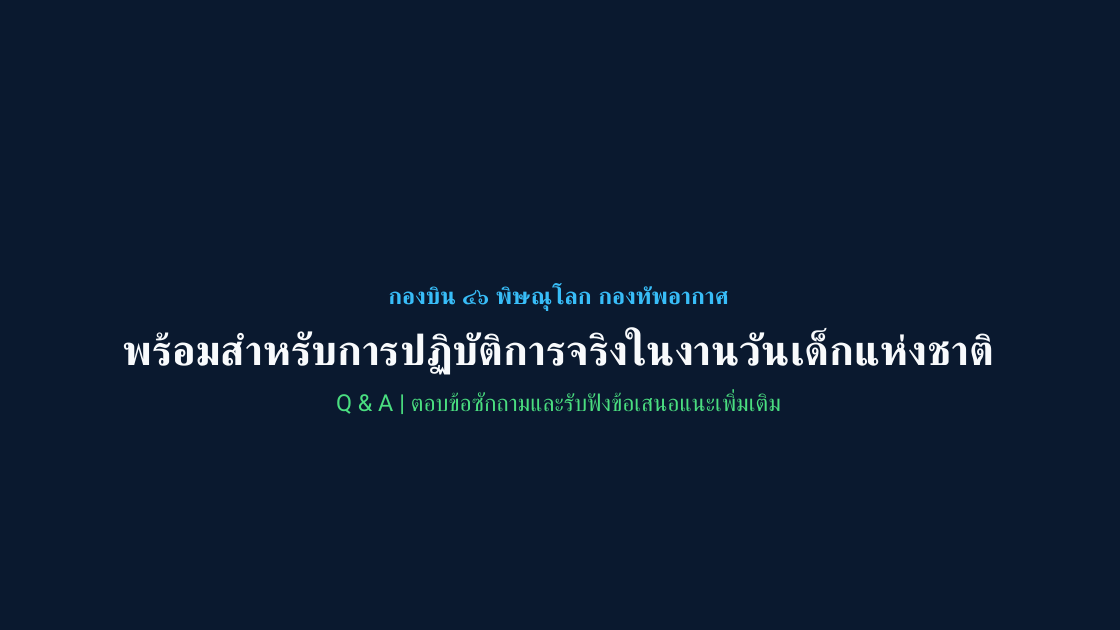
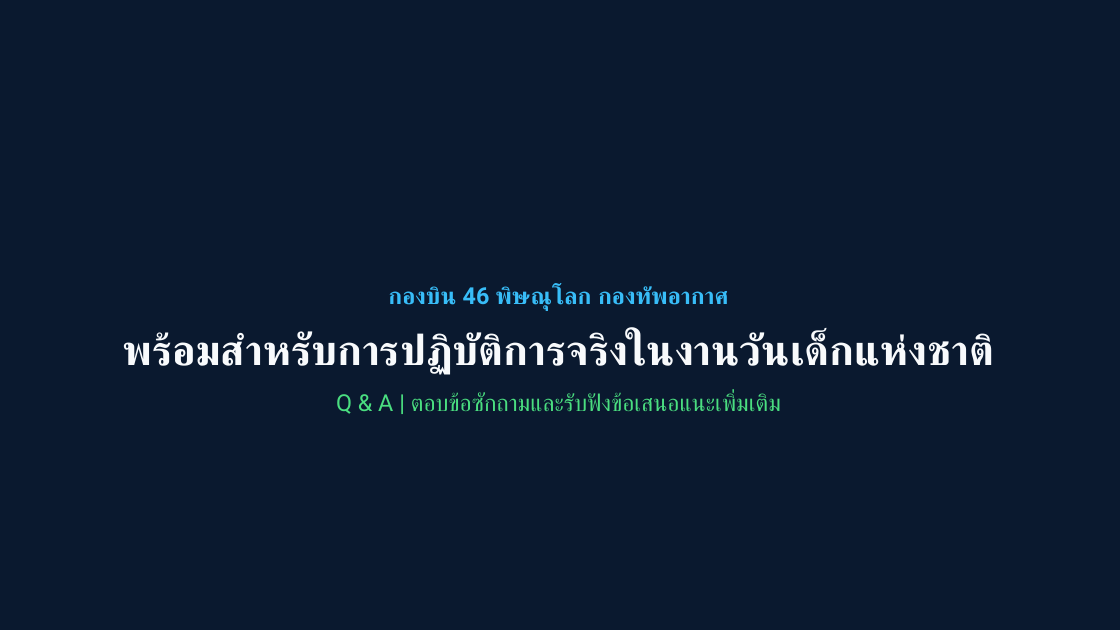
Before and after one commit to charkhrit/CDs-checkin-system, a slide deck: slide 10 of DOCs/CDs_Checkin_System_Presentation.pptx. Drawn at 1120x630 pixels with LibreOffice and Linux fonts; fonts in the diff are those of the drawing. Boxes give left, top, right and bottom in pixels: in the first picture for what was removed or moved away, otherwise in the second. Text is boxed around its words. In the diff, an @@ line names an element or a change of style, - is before the commit and + after.

```diff
--- a/DOCs/CDs_Checkin_System_Presentation.pptx
+++ b/DOCs/CDs_Checkin_System_Presentation.pptx
@@ text at <box>388,286,728,311</box>: text changed @@
-กองบิน ๔๖ พิษณุโลก กองทัพอากาศ
+กองบิน 46 พิษณุโลก กองทัพอากาศ
```
Also in this commit, not shown: 9 other slides changed, 3 other files.
